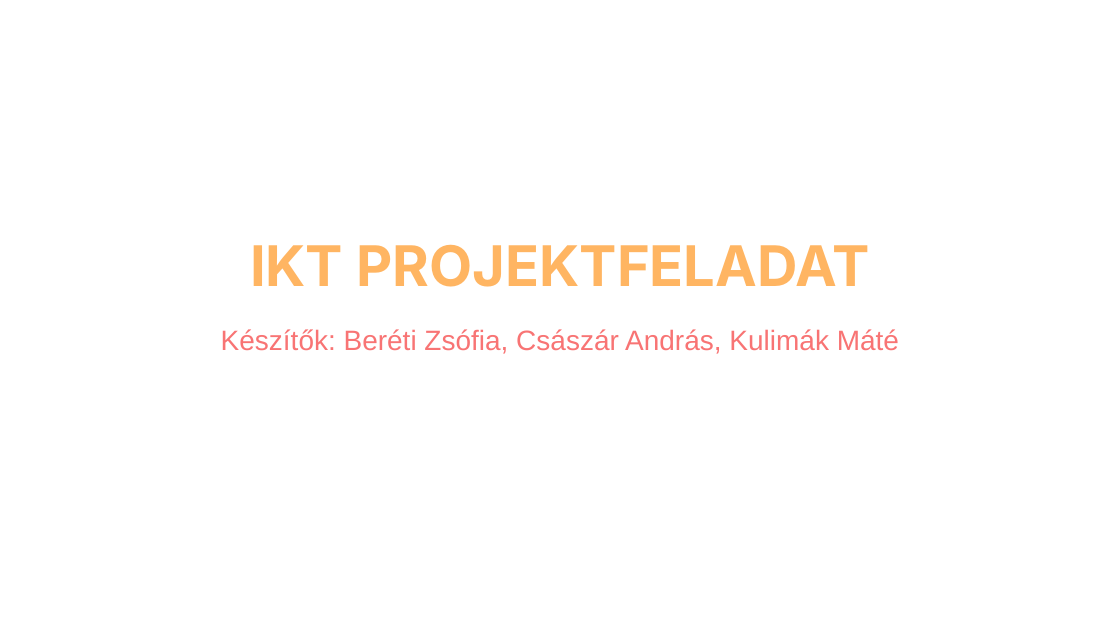
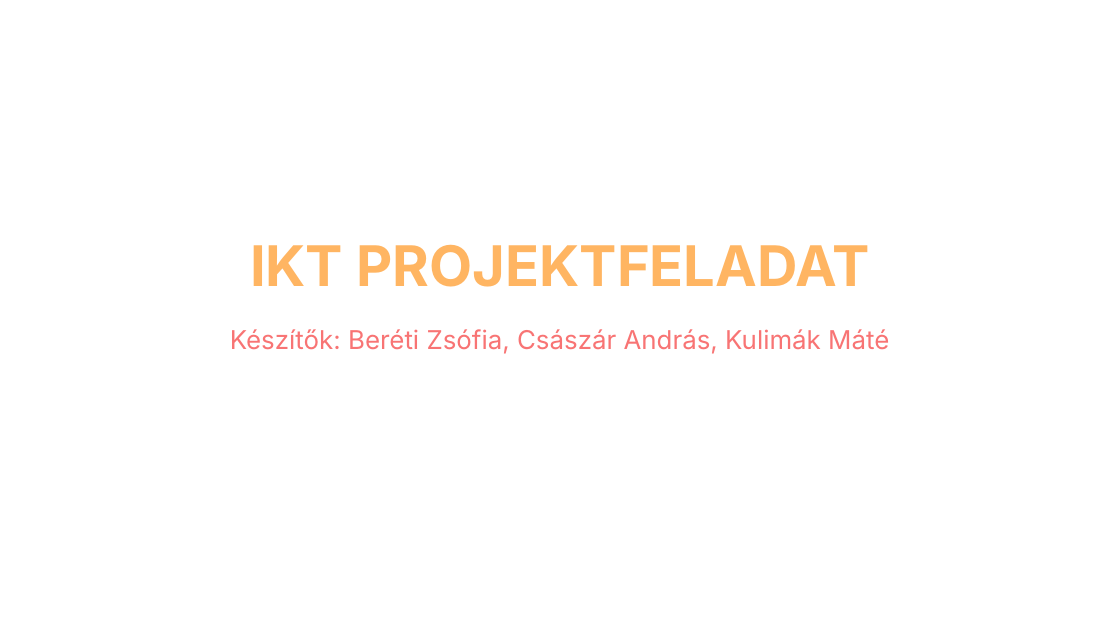
Before and after one commit to dzsofri/kulimuli.com, a slide deck: slide 1 of ikt projektfeladat.pptx. Drawn at 1120x630 pixels with LibreOffice and Linux fonts; fonts in the diff are those of the drawing. Boxes give left, top, right and bottom in pixels: in the first picture for what was removed or moved away, otherwise in the second. Text is boxed around its words. In the diff, an @@ line names an element or a change of style, - is before the commit and + after.

Commit message:
Kulimák képek készítése, powerpoint véglegesítése

```diff
--- a/ikt projektfeladat.pptx
+++ b/ikt projektfeladat.pptx
@@ subtitle "Készítők: Beréti Zsófia, Császár András, ..." at (x1=230, y1=329, x2=889, y2=354): size 24 to 22.2 pt, font Arial to Inter @@
```
Also in this commit, not shown: 17 other slides changed, 13 other files.
